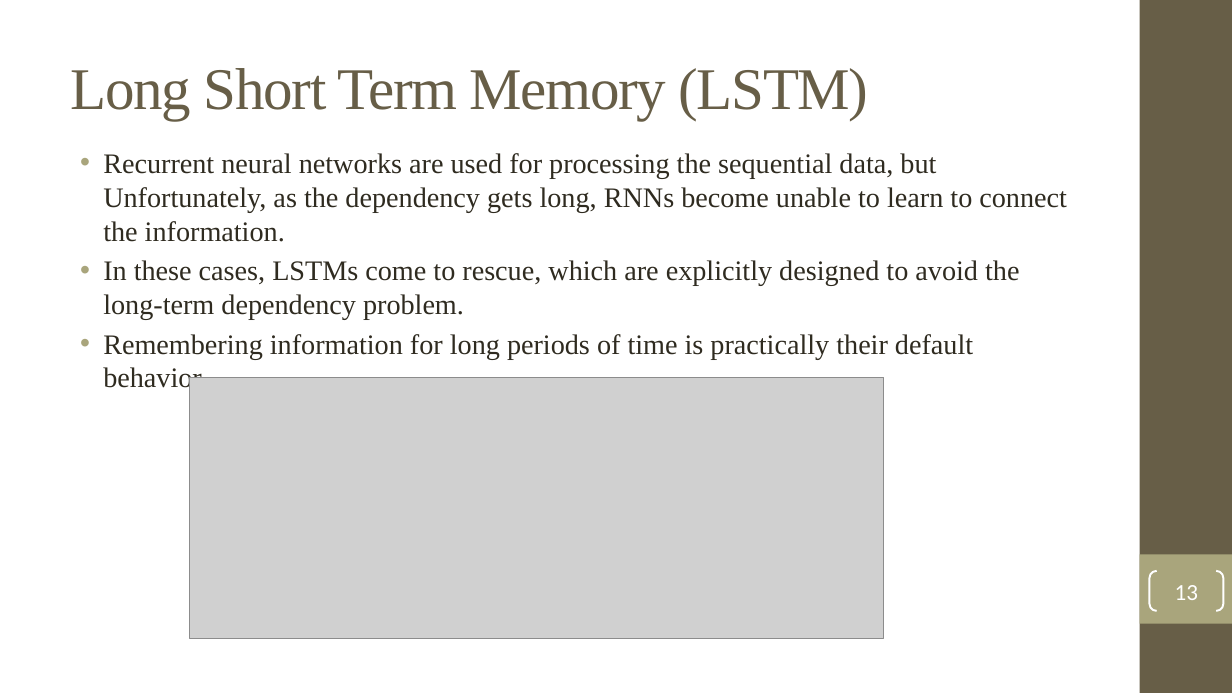
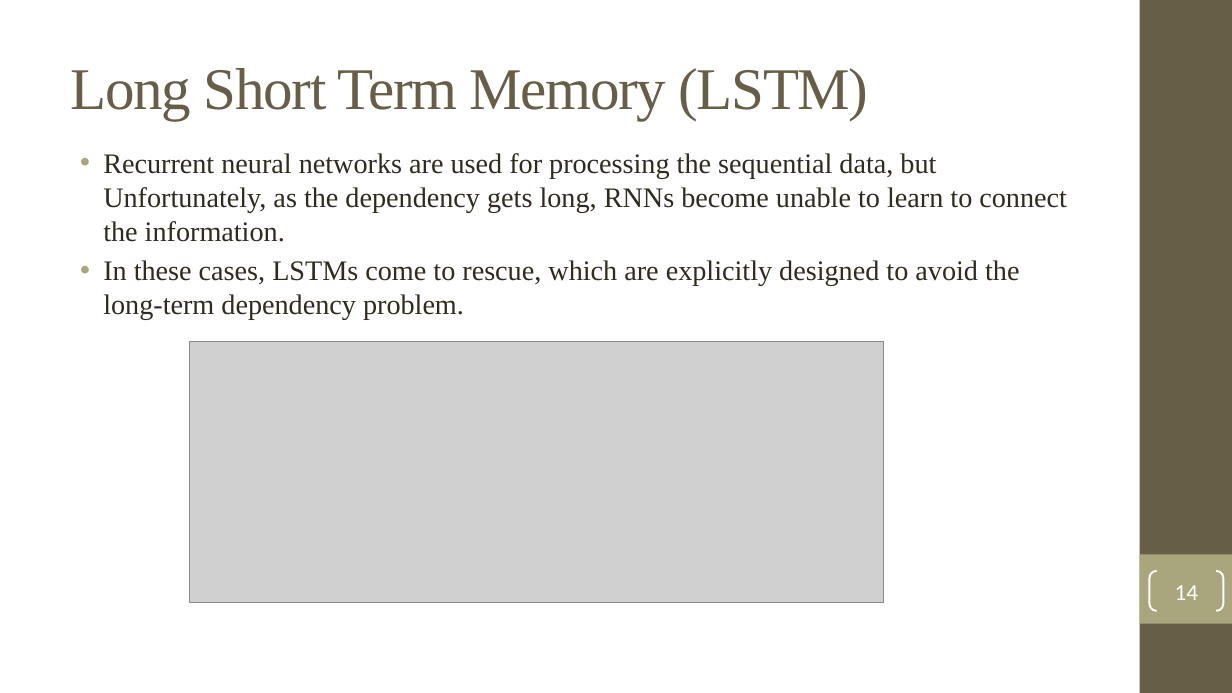
Before and after one commit to ForkedRepositories/Indian-Trade-Data-Analysis-and-Forecasting, a slide deck: slide 14 of Documents/Thesis/Indian Trade Analysis and Forecasting.pptx (slide 13 before the commit). Drawn at 1232x693 pixels with LibreOffice and Linux fonts; fonts in the diff are those of the drawing; grey boxes stand for pictures; background and template pictures are left out. Boxes give left, top, right and bottom in pixels: in the first picture for what was removed or moved away, otherwise in the second. Text is boxed around its words. In the diff, an @@ line names an element or a change of style, - is before the commit and + after.

Commit message:
grammar check, references, tech used, corrections

```diff
--- a/Documents/Thesis/Indian Trade Analysis and Forecasting.pptx
+++ b/Documents/Thesis/Indian Trade Analysis and Forecasting.pptx
@@ text at (x1=103, y1=334, x2=973, y2=393): paragraph removed @@
-• Remembering information for long periods of time is practically their default behavior.
@@ picture moved from (x1=189, y1=377, x2=884, y2=638) to (x1=189, y1=342, x2=884, y2=603) @@
@@ page number at (x1=1175, y1=585, x2=1198, y2=600): text changed @@
-13
+14
```
Also in this commit, not shown: 8 other slides changed, 2 slides added.
